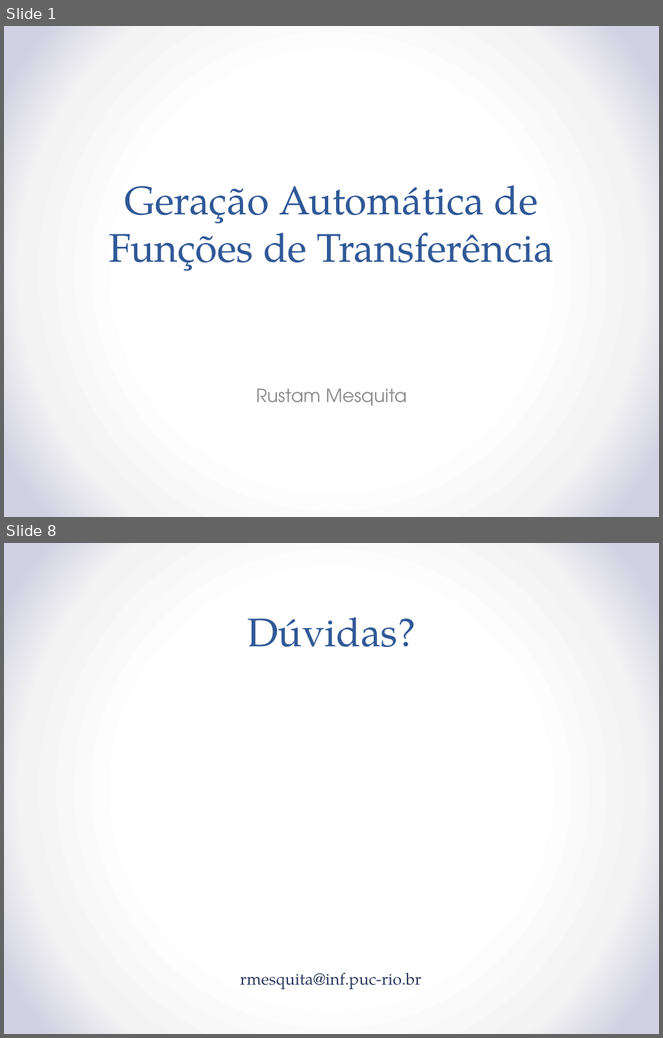
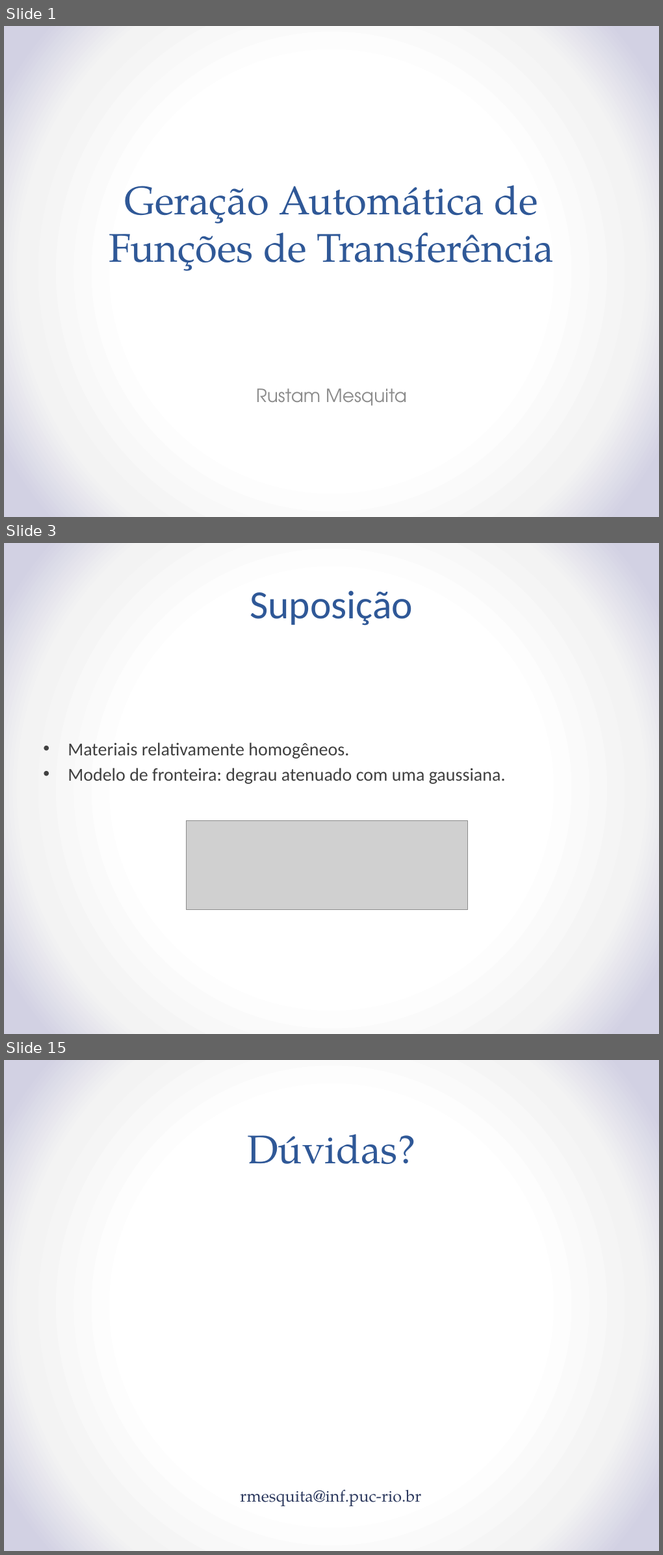
Before and after one commit to rustanitu/TFG, a slide deck: TransferFunctionResearch.pptx. Shown one above the other, each under a label of ours: slides 1 and 8 before the commit, slides 1, 3 and 15 after it; the slides between them are not shown. The pictures are 663x1038 and 663x1555 pixels, drawn with LibreOffice and Linux fonts; fonts in the diff are those of the drawing; grey boxes stand for pictures. Boxes give left, top, right and bottom in pixels: in the first picture for what was removed or moved away, otherwise in the second. Text is boxed around its words. In the diff, an @@ line names an element or a change of style, - is before the commit and + after.

```diff
--- a/TransferFunctionResearch.pptx
+++ b/TransferFunctionResearch.pptx
@@ slide 3 added at bbox=[4, 543, 659, 1034], background gradient #FFFFFF to #F4F4F4 to #D2D1E3 @@
@@ title added at bbox=[250, 590, 413, 626], 44 pt, text #2F5897 @@
+Suposição
@@ text added at bbox=[68, 743, 506, 784], 20 pt, text #404040 @@
+• Materiais relativamente homogêneos.
+• Modelo de fronteira: degrau atenuado com uma gaussiana.
@@ picture added at bbox=[186, 821, 468, 910] @@
@@ what was slide 8 is now slide 15 @@
```
Also in this commit, not shown: 6 slides changed, 6 other slides added, 3 other files.
